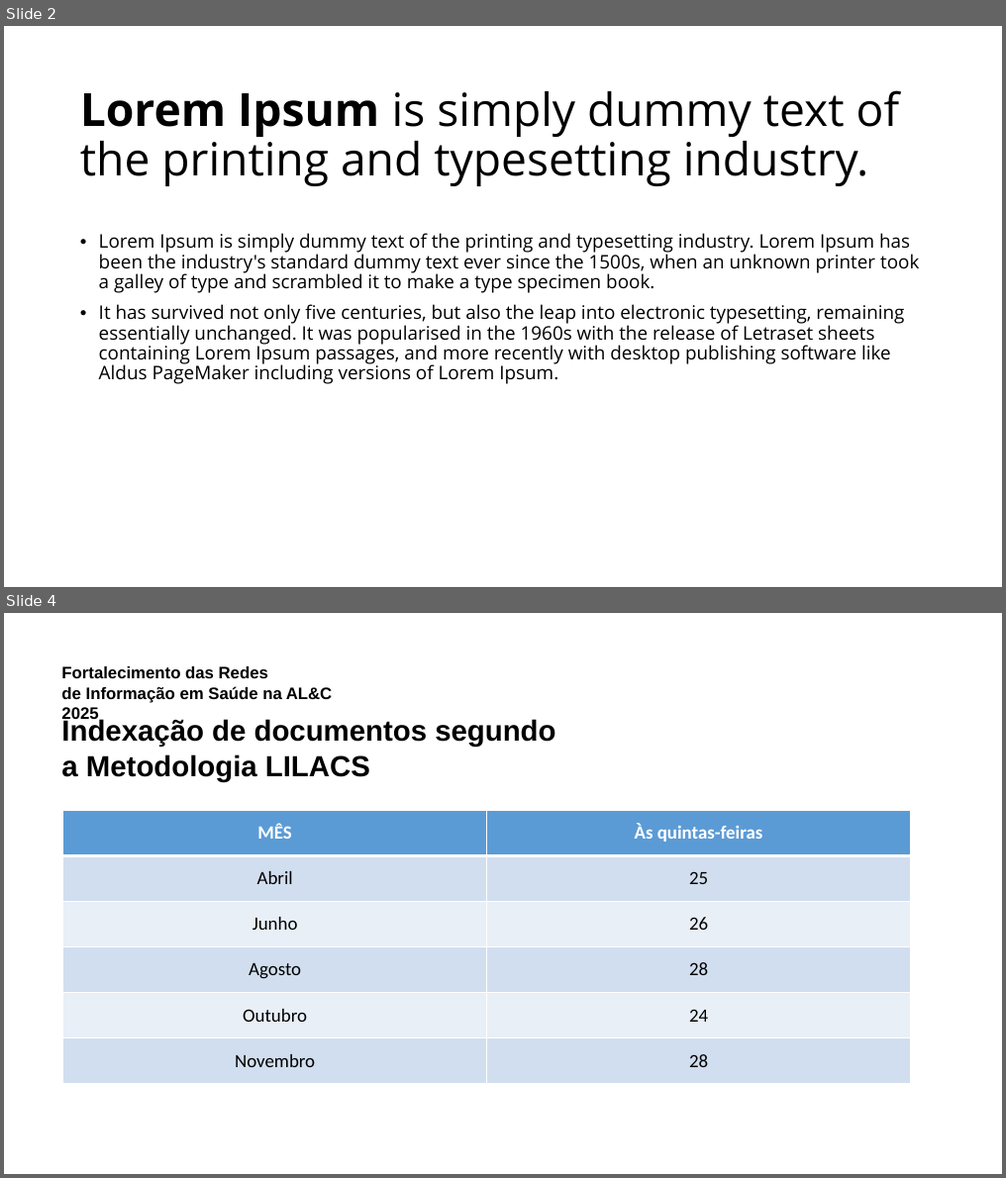
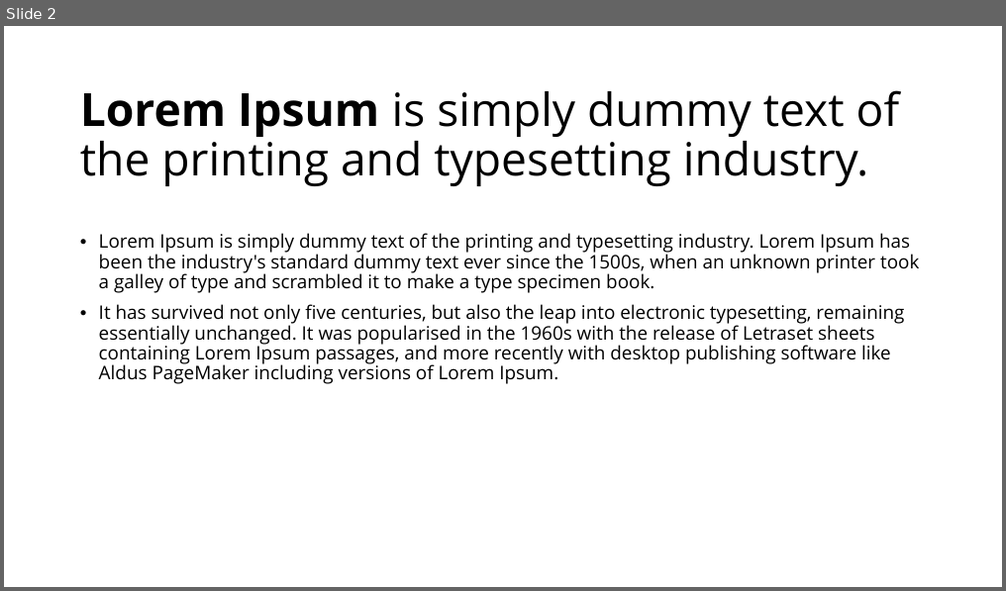
Before and after one commit to bireme/artes-graficas, a slide deck: slides/Capacitação 2026/slides/slide-en.pptx. Shown one above the other, each under a label of ours: slides 2 and 4 before the commit, slide 2 after it; the slides between them are not shown. The pictures are 1006x1178 and 1006x591 pixels, drawn with LibreOffice and Linux fonts; fonts in the diff are those of the drawing; background and template pictures are left out. Boxes give left, top, right and bottom in pixels: in the first picture for what was removed or moved away, otherwise in the second. Text is boxed around its words. In the diff, an @@ line names an element or a change of style, - is before the commit and + after.

```diff
--- a/slides/Capacitação 2026/slides/slide-en.pptx
+++ b/slides/Capacitação 2026/slides/slide-en.pptx
@@ slide 4 removed at bbox=[4, 613, 1002, 1174], background picture (left out) @@
@@ text removed at bbox=[61, 666, 333, 703] @@
-Fortalecimento das Redes
-de Informação em Saúde na AL&C 2025
@@ text removed at bbox=[61, 718, 555, 782] @@
-Indexação de documentos segundo a Metodologia LILACS
@@ table removed at bbox=[63, 810, 911, 1084], 6 rows, 2 columns @@
-MÊS | Às quintas-feiras
-Abril | 25
-Junho | 26
-Agosto | 28
-Outubro | 24
-Novembro | 28
```
Also in this commit, not shown: 1 slide added, 2 other slides removed, 19 other files.
